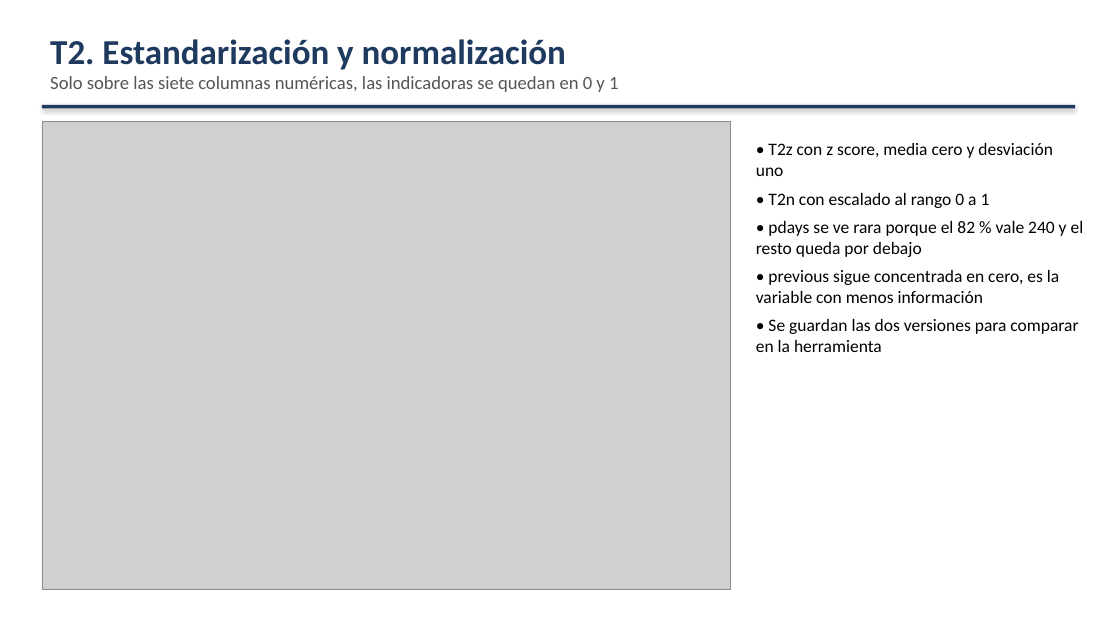
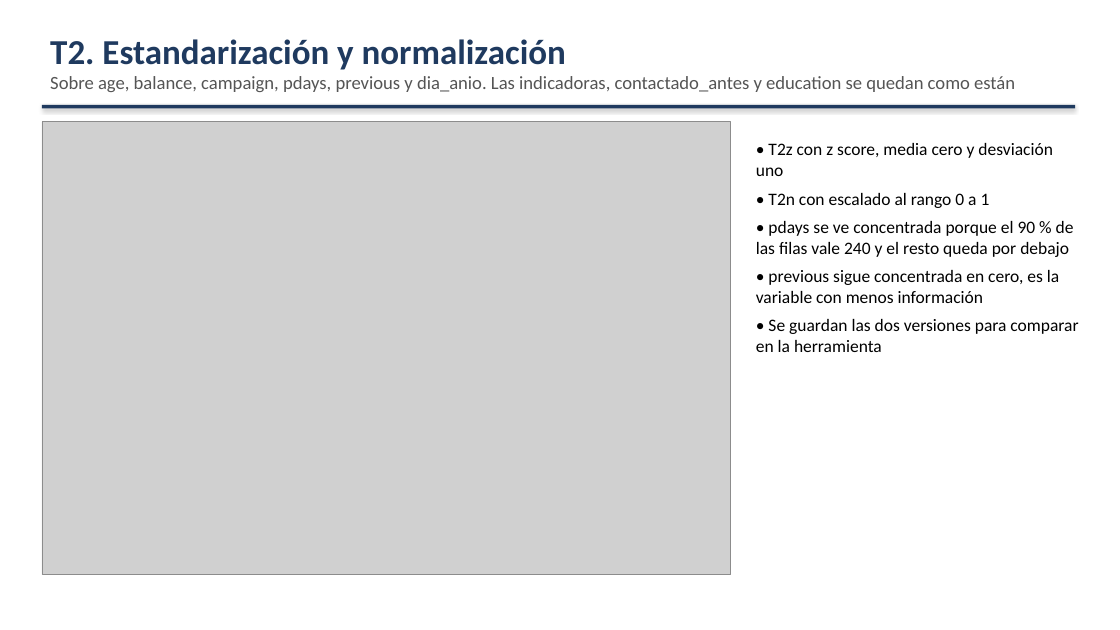
Before and after one commit to Checho019/maestria-inteligencia-computacional, a slide deck: slide 11 of Exposicion Bank/exposicion_bank.pptx. Drawn at 1120x630 pixels with LibreOffice and Linux fonts; fonts in the diff are those of the drawing; grey boxes stand for pictures. Boxes give left, top, right and bottom in pixels: in the first picture for what was removed or moved away, otherwise in the second. Text is boxed around its words. In the diff, an @@ line names an element or a change of style, - is before the commit and + after.

Commit message:
Exposicion Bank: segundo camino de balanceo por sobremuestreo, education ordinal sin escalar y correcciones de la revision

```diff
--- a/Exposicion Bank/exposicion_bank.pptx
+++ b/Exposicion Bank/exposicion_bank.pptx
@@ text at bbox=[50, 76, 1015, 92]: text changed @@
-Solo sobre las siete columnas numéricas, las indicadoras se quedan en 0 y 1
+Sobre age, balance, campaign, pdays, previous y dia_anio. Las indicadoras, contactado_antes y education se quedan como están
@@ picture: place and size @@
-picture at bbox=[42, 122, 731, 590]
+picture at bbox=[42, 122, 731, 575]
@@ text at bbox=[756, 221, 1074, 257]: text changed @@
-• pdays se ve rara porque el 82 % vale 240 y el resto queda por debajo
+• pdays se ve concentrada porque el 90 % de las filas vale 240 y el resto queda por debajo
```
Also in this commit, not shown: 11 other slides changed, 1 slide added, 12 other files.
